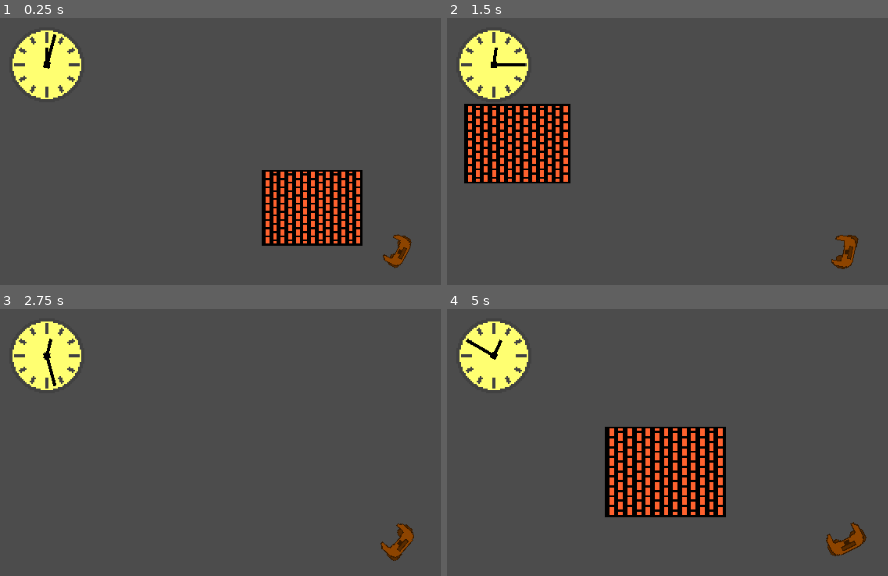
Above: before the commit, frames 1-4 (two rows, left to right).
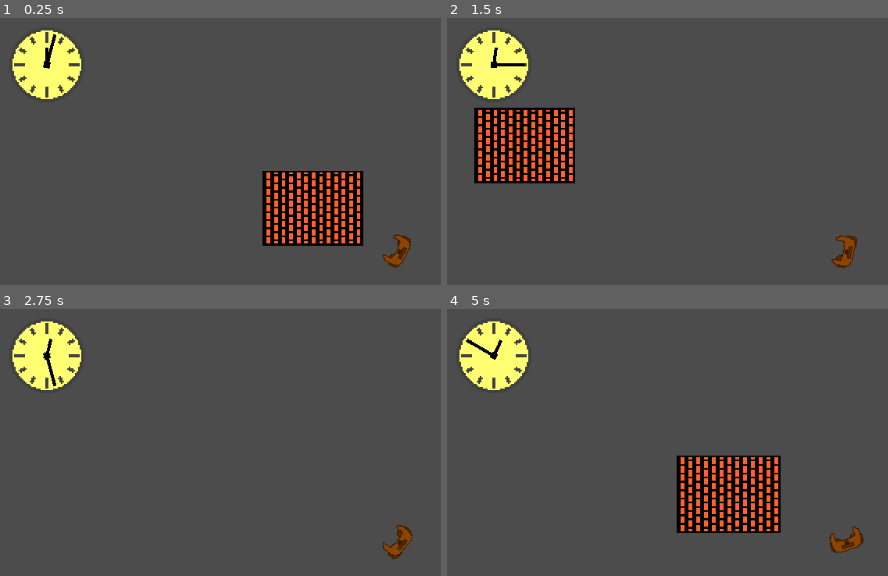
Above: after the commit, the same moments.

Repository: marc-hugh-tom/game-off-2020
Game: Godot game, scene res://nodes/PlayState.tscn
The game is run twice, just before and just after one commit, with the same random seed, the same clock (stepped at 60 frames per second) and the same inputs.
Inputs (mouse positions are in pixels of both pictures, inside the frame that each line leads up to):
- Up to frame 1 (0.25 s): no input
- Up to frame 2 (1.5 s): move the mouse to (outside the picture) at 0.52 s; press the mouse at (outside the picture) at 0.53 s; hold D (right) 0.53-1.28 s; move the mouse to (685, 274) at 1.27 s; release the mouse at (685, 274) at 1.28 s; hold S (down) from 1.28 s (still down); click (685, 274) at 1.35 s
- Up to frame 3 (2.75 s): move the mouse to (outside the picture) at 2.02 s; release S (down) at 2.03 s; press the mouse at (outside the picture) at 2.03 s; hold D (right) from 2.03 s (still down)
- Up to frame 4 (5 s): move the mouse to (outside the picture) at 2.77 s; release D (right) at 2.78 s; release the mouse at (outside the picture) at 2.78 s; hold W (up) 2.78-3.53 s; click (outside the picture) at 2.85 s; move the mouse to (outside the picture) at 3.52 s; press the mouse at (outside the picture) at 3.53 s; hold A (left) from 3.53 s (still down); move the mouse to (605, 471) at 4.27 s; release the mouse at (605, 471) at 4.28 s; click (605, 471) at 4.35 s

The runs differ from the first frame. In frame 1, 2.2% of the frame differs, in the area x 59-94%, y 56-94%; in frame 2, 4.7%; in frame 3, 0.3%; in frame 4, 13%, in the area x 35-96%, y 44-93%.

Commit message:
Sine easing for day-night fraction

Diff:
--- a/scripts/PlayState.gd
+++ b/scripts/PlayState.gd
@@ -20,15 +20,18 @@
 		viewport_rect.size/2)
 
 func update_map_scale():
-	var fraction = $HUD/Clock.get_day_night_fraction()
+	var fraction = get_day_night_fraction_easing()
 	var a = (map_scale_noon + map_scale_midnight) / 2
 	var b = abs(a - map_scale_midnight)
 	var map_scale = a + b * fraction
 	$Map.set_scale(Vector2(map_scale, map_scale))
 
 func update_player_speed():
-	var fraction = $HUD/Clock.get_day_night_fraction()
+	var fraction = get_day_night_fraction_easing()
 	var a = (player_speed_noon + player_speed_midnight) / 2
 	var b = abs(a - player_speed_midnight)
 	var player_speed = a + b * fraction * -1
 	$Map/Werewolf.set_speed(player_speed)
+
+func get_day_night_fraction_easing():
+	return(sin($HUD/Clock.get_day_night_fraction() * PI / 2))
